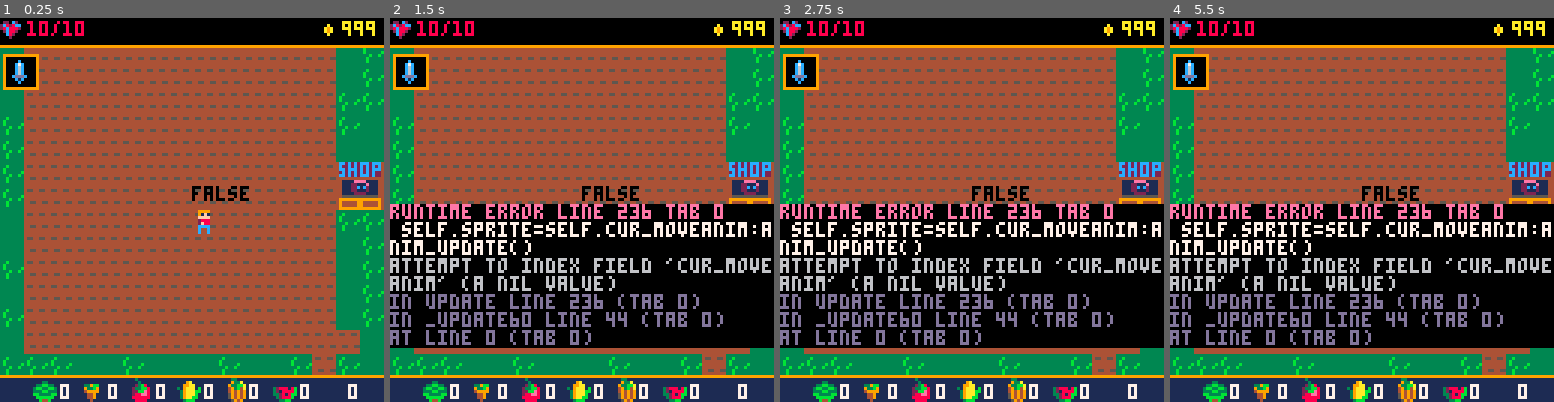
Above: before the commit, frames 1-4 (left to right).
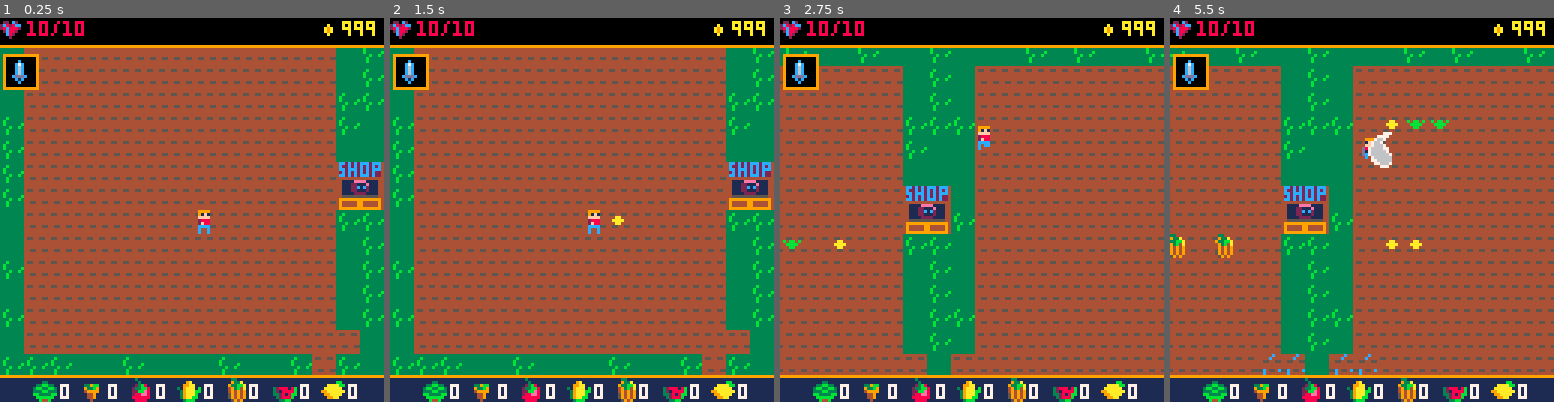
Above: after the commit, the same moments.

Repository: alexjbusch/GameJam2020
Game: PICO-8 cartridge GMTK-GameJam2020-Game/necrofarmicon.p8
The game is run twice, just before and just after one commit, with the same random seed, the same clock (stepped at 60 frames per second) and the same inputs.
Inputs:
- Up to frame 1 (0.25 s): no input
- Up to frame 2 (1.5 s): tap X (X key) at 0.33, 1.07 s; tap O (Z key) at 0.7 s
- Up to frame 3 (2.75 s): hold Right 1.6-2.1 s; tap O (Z key) at 1.7, 2.1, 2.5 s; tap X (X key) at 1.85 s; hold Up 2.15-2.42 s; hold Right from 2.47 s (still down)
- Up to frame 4 (5.5 s): tap O (Z key) every 0.4 s from 2.9 to 5.3 s; tap X (X key) at 2.97, 4.08, 5.2 s; release Right at 3.03 s; hold Left 3.08-3.58 s; hold Down 3.63-3.97 s; hold Right 4.02-4.68 s; hold Up 4.73-5.03 s; hold Left from 5.08 s (still down)

The runs differ from the first frame. In frame 1, 0.5% of the frame differs, in the area x 50-90%, y 43-100%; in frame 2, 38%; in frame 3, 63%; in frame 4, 63%, in the area x 0-100%, y 7-100%.
Error before the commit: runtime error line 236 tab 0; self.sprite=self.cur_moveanim:anim_update(); attempt to index field 'cur_moveanim' (a nil value)

Commit message:
sword swinging animation
working

Diff:
--- a/GMTK-GameJam2020-Game/necrofarmicon.p8
+++ b/GMTK-GameJam2020-Game/necrofarmicon.p8
@@ -88,7 +88,7 @@
   end
   player:draw()
   ui_layer:draw()
-  ?player.anim_locked,player.x,player.y-8,0
+  --?player.attack.anim,player.x,player.y-8,0
  end
 end
 
@@ -167,12 +167,12 @@
 player_run_lr = make_anim(12,{20,21})
 player_run_up = make_anim(12,{18,19})
 player_run_dn = make_anim(12,{16,17})
-player_swing_lr = make_anim(5,{14,30,30})
-player_swing_up = make_anim(5,{29,28,28})
-player_swing_dn = make_anim(5,{10,11,11})
-swing_smear_lr = make_anim(5,{196,15,15})
-swing_smear_up = make_anim(5,{196,12,12})
-swing_smear_dn = make_anim(5,{196,26,26})
+player_swing_lr = make_anim(10,{14,30,30})
+player_swing_up = make_anim(10,{29,28,28})
+player_swing_dn = make_anim(10,{10,11,11})
+swing_smear_lr = make_anim(10,{196,15,15,15})
+swing_smear_up = make_anim(10,{196,12,12})
+swing_smear_dn = make_anim(10,{196,26,26})
 player_water_lr = make_anim(10,{34,50})
 player_water_up = make_anim(10,{32,33})
 player_water_dn = make_anim(10,{48,49})
@@ -204,29 +204,53 @@
 keypress_timer=0,
 register={0,0,0,0},
 cur_moveanim=player_idle_lr,
+attack={sprite=196,anim=nil,x=nil,y=nil,w=1,h=1},
 anim_locked=false,
 update=function(self)
  if self.cur_moveanim.done then
   self.anim_locked = false
- end
- self:handle_movement()
+  self.attack.anim = nil
+  self.attack.w=1
+  self.attack.h=1
+  self:idle_check()
+ end
  if btn(❎) then
   self:plant_seed()
  end
  if btn(🅾️) then
   self:use_item()
   if self.item=="sword" then
-   if self.direction=="right" or self.direction == "idle" or self.direction=="left" then
+   if self.direction=="right" then
     self.cur_moveanim = player_swing_lr
+    self.attack.anim = swing_smear_lr
+    self.attack.x=self.x+8
+    self.attack.y=self.y-4
+    self.attack.h=2
     self.anim_locked=true
    end
-   if self.direction=="up" or self.direction == "idle" then
-    self.cur_moveanim = player_swing_up
+   if self.direction=="left" then
+    self.cur_moveanim = player_swing_lr
+    self.attack.anim=swing_smear_lr
+    self.attack.x=self.x-8
+    self.attack.y=self.y-4
+    self.attack.h = 2
     self.anim_locked=true
    end
-   if self.direction=="down" or self.direction == "idle" then
-    self.cur_moveanim = player_swing_down
+   if self.direction=="up" then
+    self.cur_moveanim = player_swing_up
+    self.attack.anim=swing_smear_up
+    self.attack.x=self.x-4
+    self.attack.y=self.y-8
+    self.attack.w = 2
     self.anim_locked=true
+   end
+   if self.direction=="down" then
+     self.cur_moveanim = player_swing_dn
+     self.attack.anim=swing_smear_dn
+     self.attack.x=self.x-4
+     self.attack.y=self.y+8
+     self.attack.w = 2
+     self.anim_locked=true
    end
   end
  end
@@ -236,20 +260,20 @@
    --do collision stuff
   end
  end
+ self:handle_movement()
  self.sprite=self.cur_moveanim:anim_update()
+ if (self.attack.anim~=nil) self.attack.sprite=self.attack.anim:anim_update()
 end,
 draw=function(self)
  spr(self.sprite,self.x,self.y,1,1,self.fx,self.fy)
- -- hitbox_collision(self.x+8,self.y,8,8)
- -- hitbox_collision(self.x-8,self.y,8,8)
- -- hitbox_collision(self.x,self.y+8,8,8)
- -- hitbox_collision(self.x,self.y-8,8,8)
+ if self.attack.anim~=nil then
+  spr(self.attack.sprite,self.attack.x,self.attack.y,self.attack.w,self.attack.h,self.fx,self.fy)
+ end
 end,
 -- animate=function(self)
 --
 -- end,
 handle_movement=function(self)
- self.direction="idle"
  self.running=false
  if self.last_key_pressed!=nil then
   self.keypress_timer+=delta_time
@@ -281,7 +305,7 @@
 		   end
 		  end
 	  end
-   if (self.dash_ready==false) and (self.anim_locked!=true) then
+   if (self.dash_ready==false) and (self.anim_locked==false) then
     self.cur_moveanim=player_run_lr
    end
    self.fx=false
@@ -294,14 +318,14 @@
 	  self.last_key_pressed=⬅️
 	  if self.dash_ready then
     if btn(self.last_key_pressed) then
-     if (self.anim_locked!=true) self.cur_moveanim = player_dash_lr
+     if (self.anim_locked==false) self.cur_moveanim = player_dash_lr
 	    self.x-=self.dash_distance
 	    self.dash_ready=false
 		   self.last_button_pressed=nil
 	   end
 	  end
 	 end
-  if (self.dash_ready==false) and (self.anim_locked!=true) then
+  if (self.dash_ready==false) and (self.anim_locked==false) then
    self.cur_moveanim=player_run_lr
   end
   self.fx = true
@@ -314,14 +338,14 @@
 	  self.last_key_pressed=⬆️
 	  if self.dash_ready then
     if btn(self.last_key_pressed) then
-     if (self.anim_locked!=true) self.cur_moveanim = player_dash_up
+     if (self.anim_locked==false) self.cur_moveanim = player_dash_up
 	    self.y-=self.dash_distance
 	    self.dash_ready=false
 		   self.last_button_pressed=nil
 	   end
 	  end
 	 end
-  if (self.dash_ready==false) and (self.anim_locked!=true) then
+  if (self.dash_ready==false) and (self.anim_locked==false) then
    self.cur_moveanim=player_run_up
   end
  end
@@ -333,28 +357,31 @@
 	  self.last_key_pressed=⬇️
 	  if self.dash_ready then
     if btn(self.last_key_pressed) then
-     if (self.anim_locked!=true) self.cur_moveanim = player_dash_dn
+     if (self.anim_locked==false) self.cur_moveanim = player_dash_dn
 	    self.y+=self.dash_distance
 	    self.dash_ready=false
 		   self.last_button_pressed=nil
 	   end
 	  end
 	 end
-  if (self.dash_ready==false) and (self.anim_locked!=true) then
+  if (self.dash_ready==false) and (self.anim_locked==false) then
    self.cur_moveanim=player_run_dn
   end
  end
- if self.last_key_pressed==⬇️ and self.running~=true then
-  if (self.anim_locked!=true) self.cur_moveanim = player_idle_dn
- end
- if self.last_key_pressed==⬆️ and self.running~=true then
-  if (self.anim_locked!=true) self.cur_moveanim = player_idle_up
- end
- if self.last_key_pressed==➡️ and self.running~=true then
-  if (self.anim_locked!=true) self.cur_moveanim = player_idle_lr
- end
- if self.last_key_pressed==⬅️ and self.running~=true then
-  if (self.anim_locked!=true) self.cur_moveanim = player_idle_lr
+ self:idle_check()
+end,
+idle_check=function(self)
+ if self.direction=="down" and self.running~=true then
+  if (self.anim_locked==false) self.cur_moveanim = player_idle_dn
+ end
+ if self.direction=="up" and self.running~=true then
+  if (self.anim_locked==false) self.cur_moveanim = player_idle_up
+ end
+ if self.direction=="right" and self.running~=true then
+  if (self.anim_locked==false) self.cur_moveanim = player_idle_lr
+ end
+ if self.direction=="left" and self.running~=true then
+  if (self.anim_locked==false) self.cur_moveanim = player_idle_lr
  end
 end,
 use_item=function(self)
@@ -779,7 +806,7 @@
   print(player.harvested.pumpkin,self.x+72,self.y+2,7)
   spr(79,self.x+80,self.y)
   print(player.harvested.melon,self.x+89,self.y+2,7)
-  spr(113,self.x+96,self.y)
+  spr(112,self.x+96,self.y)
   print(player.harvested.corn,self.x+105,self.y+2,7)
  end
  return h
@@ -790,6 +817,7 @@
 end
 -->8
 -- animations tab
+--[[
 function make_anim(s,sp)
  local anim = {}
  anim.t=0
@@ -806,6 +834,7 @@
 
  return anim
 end
+]]
 
 __gfx__
 00999900000000000099990000000000009999000000000000999900009999000000000000000000007000000000000000000777000000000000007000000000
